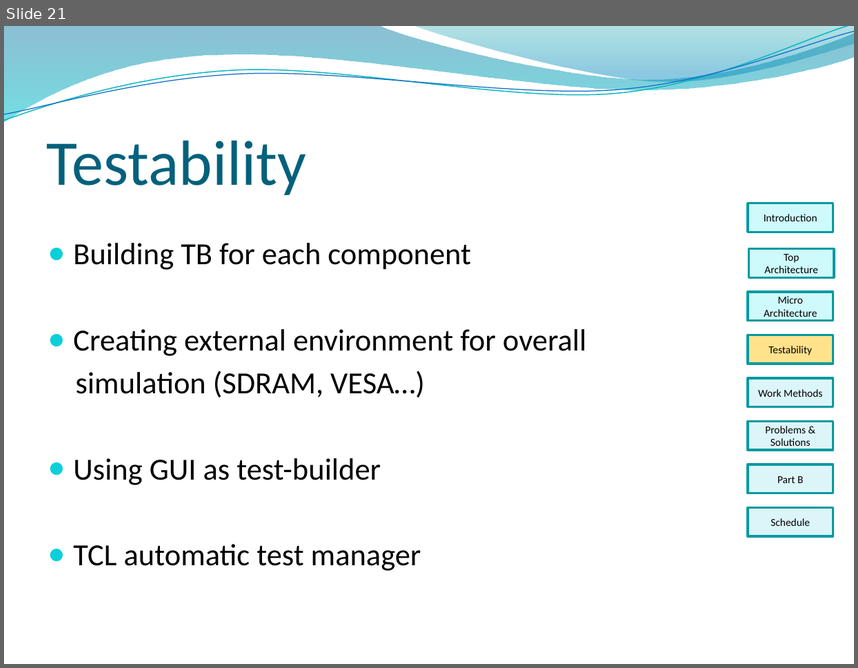
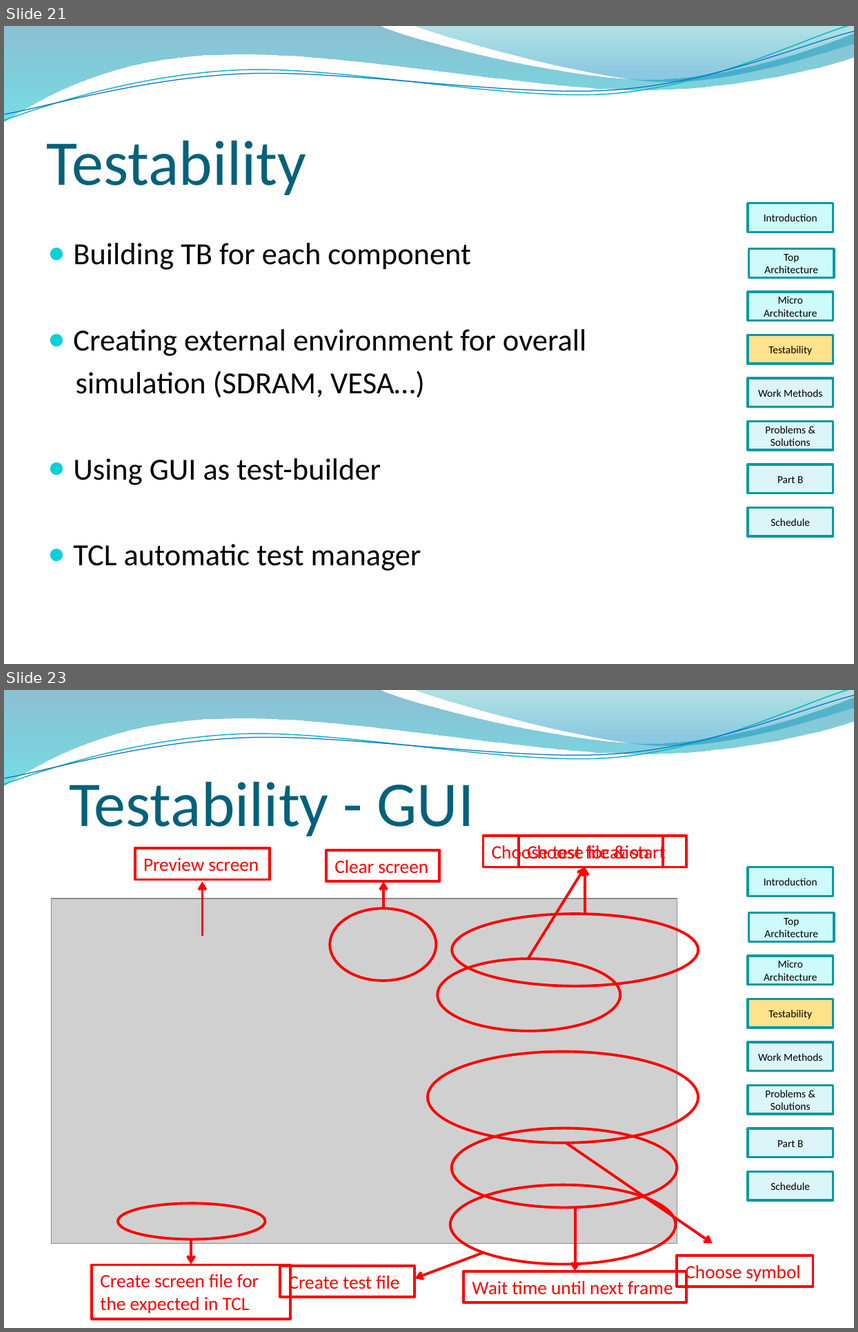
Before and after one commit to sandro6579/symbol-generator, a slide deck: Presentation/part_A_final/Final_Presentation_Part_A.pptx. Shown one above the other, each under a label of ours: slide 21 before the commit, slides 21 and 23 after it; the slides between them are not shown. The pictures are 858x668 and 858x1332 pixels, drawn with LibreOffice and Linux fonts; fonts in the diff are those of the drawing; grey boxes stand for pictures; background and template pictures are left out. Boxes give left, top, right and bottom in pixels: in the first picture for what was removed or moved away, otherwise in the second. Text is boxed around its words. In the diff, an @@ line names an element or a change of style, - is before the commit and + after.

```diff
--- a/Presentation/part_A_final/Final_Presentation_Part_A.pptx
+++ b/Presentation/part_A_final/Final_Presentation_Part_A.pptx
@@ slide 23 added at (4,690,854,1328), background picture (left out); not listed: 4 template elements that a slide beside it also shows @@
@@ title added at (69,782,475,836), 54 pt, text #04617B @@
+Testability - GUI
@@ rectangle added at (135,848,269,880), outline #FF0000 2.25 pt, 16 pt, text #FF0000 @@
+Preview screen
@@ rectangle added at (326,850,439,881), outline #FF0000 2.25 pt, 16 pt, text #FF0000 @@
+Clear screen
@@ rectangle added at (484,836,686,867), outline #FF0000 2.25 pt, 16 pt, text #FF0000 @@
+Choose test file & start
@@ rectangle added at (518,836,663,867), outline #FF0000 2.25 pt, 16 pt, text #FF0000 @@
+Choose location
@@ arrow added from (528, 960) to (584, 867), #FF0000 2.25 pt @@
@@ arrow added from (584, 914) to (584, 867), #FF0000 2.25 pt @@
@@ arrow added from (202, 936) to (202, 881), #FF0000 2.25 pt @@
@@ arrow added from (383, 909) to (383, 881), #FF0000 2.25 pt @@
@@ picture added at (52,898,677,1243) @@
@@ ellipse added at (330,909,436,980), outline #FF0000 2.25 pt @@
@@ ellipse added at (452,914,699,986), outline #FF0000 2.25 pt @@
@@ ellipse added at (437,958,620,1031), outline #FF0000 2.25 pt @@
@@ ellipse added at (428,1052,697,1142), outline #FF0000 2.25 pt @@
@@ ellipse added at (452,1127,677,1207), outline #FF0000 2.25 pt @@
@@ arrow added from (567, 1143) to (712, 1243), #FF0000 2.25 pt @@
@@ ellipse added at (450,1185,675,1264), outline #FF0000 2.25 pt @@
@@ group added at (748,867,833,1200): 8 rectangles @@
+Introduction
+Top Architecture
+Micro Architecture
+Testability
+Work Methods
+Problems & Solutions
+Part B
+Schedule
@@ ellipse added at (118,1203,265,1239), outline #FF0000 2.25 pt @@
@@ arrow added from (575, 1207) to (575, 1270), #FF0000 2.25 pt @@
@@ arrow added from (191, 1239) to (191, 1264), #FF0000 2.25 pt @@
@@ rectangle added at (92,1265,290,1319), outline #FF0000 2.25 pt, 16 pt, text #FF0000 @@
+Create screen file for the expected in TCL
@@ rectangle added at (280,1265,415,1297), outline #FF0000 2.25 pt, 16 pt, text #FF0000 @@
+Create test file
@@ arrow added from (484, 1252) to (415, 1279), #FF0000 2.25 pt @@
@@ rectangle added at (677,1255,813,1287), outline #FF0000 2.25 pt, 16 pt, text #FF0000 @@
+Choose symbol
@@ rectangle added at (464,1270,686,1302), outline #FF0000 2.25 pt, 16 pt, text #FF0000 @@
+Wait time until next frame
```
Also in this commit, not shown: 7 slides changed, 1 other slide added.
